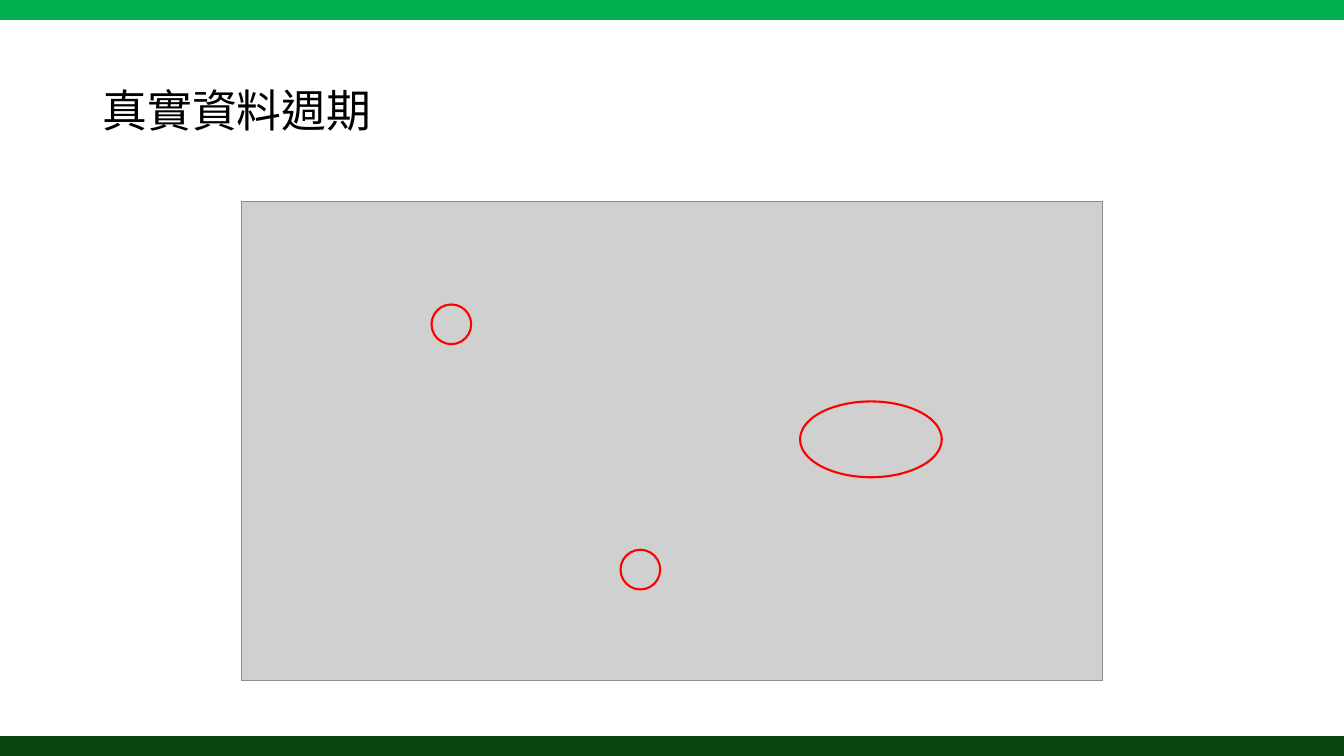
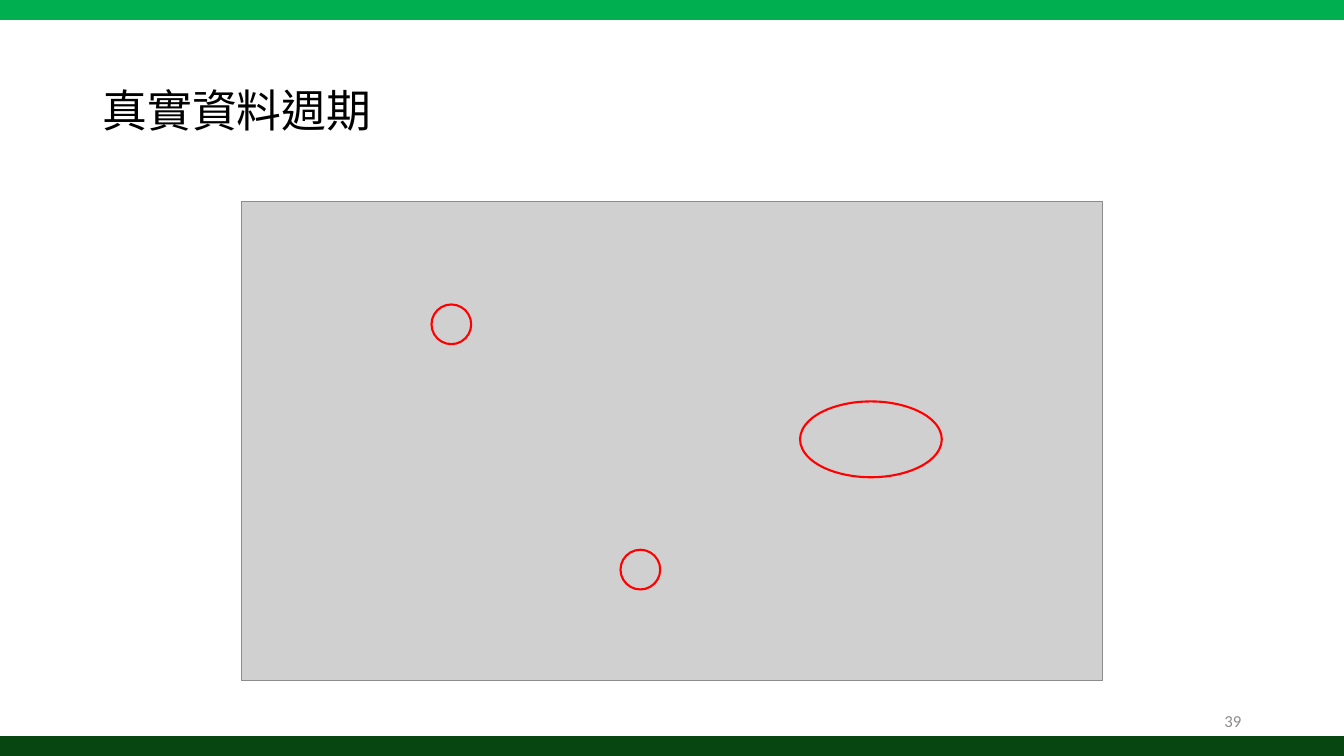
Before and after one commit to tedrong/Paper, a slide deck: slide 39 of Anomaly Detection and Event Alert System for IOT Integrated Management Platform.pptx. Drawn at 1344x756 pixels with LibreOffice and Linux fonts; fonts in the diff are those of the drawing; grey boxes stand for pictures. Boxes give left, top, right and bottom in pixels: in the first picture for what was removed or moved away, otherwise in the second. Text is boxed around its words. In the diff, an @@ line names an element or a change of style, - is before the commit and + after.

```diff
--- a/Anomaly Detection and Event Alert System for IOT Integrated Management Platform.pptx
+++ b/Anomaly Detection and Event Alert System for IOT Integrated Management Platform.pptx
@@ page number added at (1224,716,1241,727), 12 pt, text #8C8C8C @@
+39
```
Also in this commit, not shown: 48 other slides changed.
